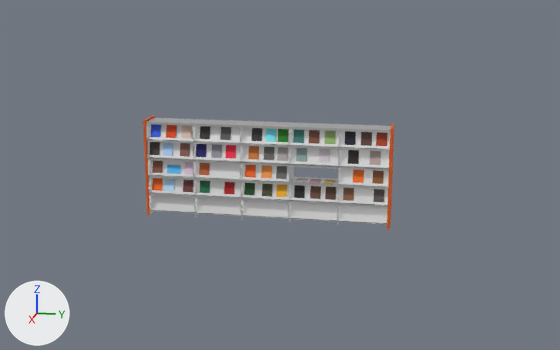
Renders of the glTF model assets/tijdschriftenkast_animation.glb from each side of a commit.
Both versions are drawn from a 50 mm camera at (15.21, 3.31, 3.75) aimed at (-0.03, 0.26, -0.06). The axes (+X, +Y, +Z) are drawn at lower left. The lights are the same throughout.
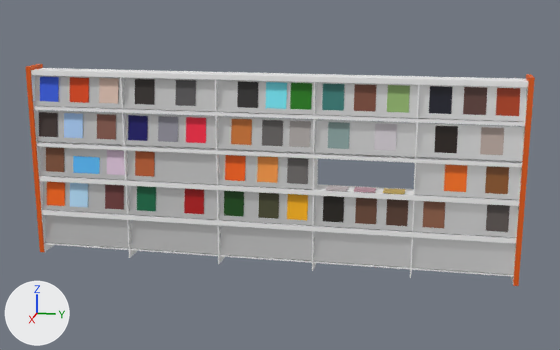
The change in detail:
In material 'Material' (mat_material), metallic goes from 9.5 to 0.1.
Object 'Cube' (ob_cube) is rescaled from (0.25, 2.5, 1.0) to (0.25, 5.0, 2.0).

Where the change shows, as pixel boxes [x1, y1, x2, y2] in the pictures (560 x 350 px):
'Cube', surface changed, rescaled (102% wider, 94% taller)
    before: [143, 116, 395, 230]
    after: [26, 64, 535, 286]
